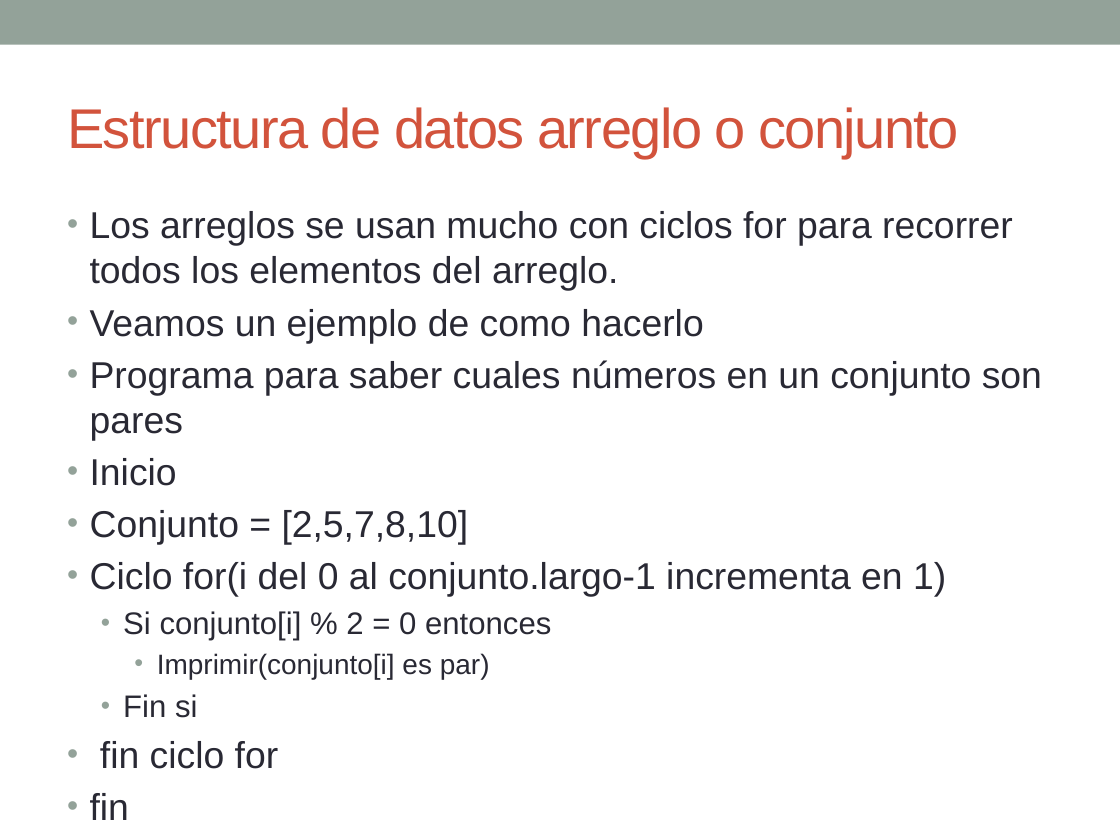
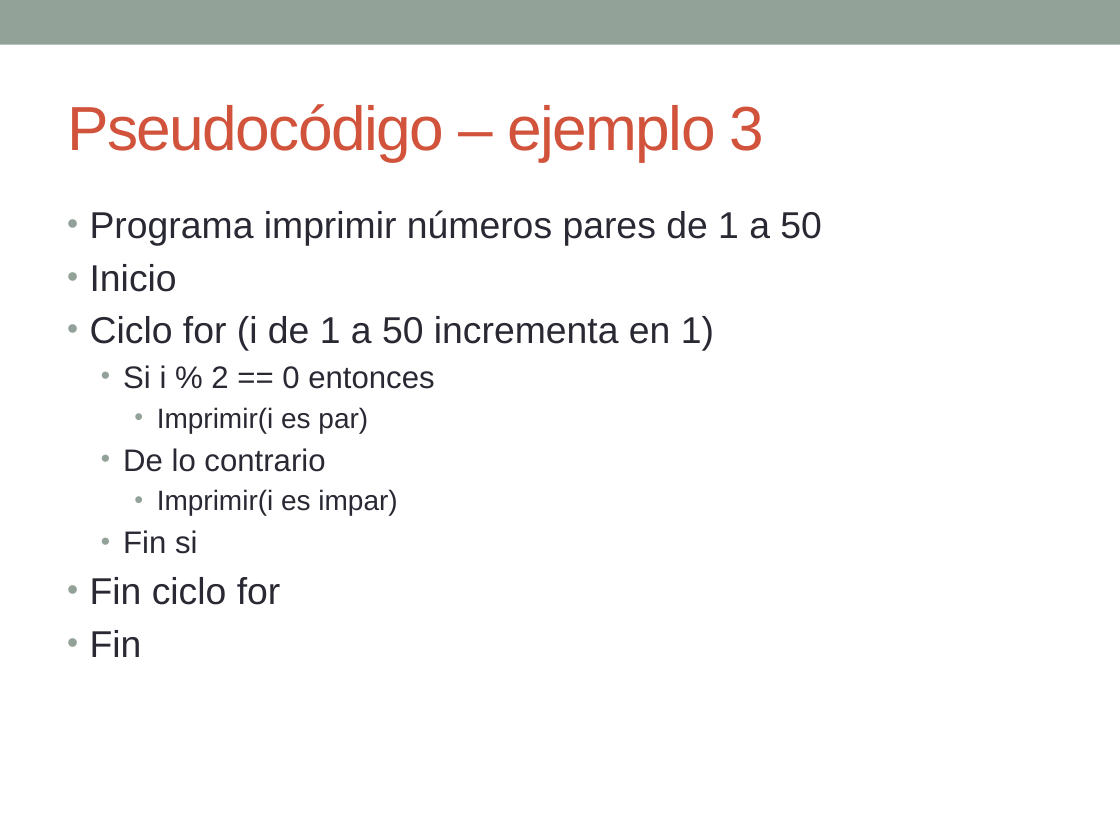
Before and after one commit to esolorzanob/UPI_Introduccion, a slide deck: slide 10 of Semana 4.pptx (slide 7 before the commit). Drawn at 1120x840 pixels with LibreOffice and Linux fonts; fonts in the diff are those of the drawing. Boxes give left, top, right and bottom in pixels: in the first picture for what was removed or moved away, otherwise in the second. Text is boxed around its words. In the diff, an @@ line names an element or a change of style, - is before the commit and + after.

```diff
--- a/Semana 4.pptx
+++ b/Semana 4.pptx
@@ title at <box>67,104,765,162</box>: text changed; size 36 to 40 pt @@
-Estructura de datos arreglo o conjunto
+Pseudocódigo – ejemplo 3
@@ text at <box>90,210,821,246</box>: text changed @@
-• Los arreglos se usan mucho con ciclos for para recorrer todos los elementos del arreglo.
-• Veamos un ejemplo de como hacerlo
-• Programa para saber cuales números en un conjunto son pares
+• Programa imprimir números pares de 1 a 50
@@ text at <box>90,316,714,515</box>: text changed; size 24 to 18 pt @@
-• Conjunto = [2,5,7,8,10]
-• Ciclo for(i del 0 al conjunto.largo-1 incrementa en 1)
-  • Si conjunto[i] % 2 = 0 entonces
-    • Imprimir(conjunto[i] es par)
+• Ciclo for (i de 1 a 50 incrementa en 1)
+  • Si i % 2 == 0 entonces
+    • Imprimir(i es par)
+  • De lo contrario
+    • Imprimir(i es impar)
@@ text at <box>90,577,281,657</box>: text changed @@
-• fin ciclo for
-• fin
+• Fin ciclo for
+• Fin
```
Also in this commit, not shown: 5 other slides changed, 8 slides added, 5 slides removed, 25 other files.
